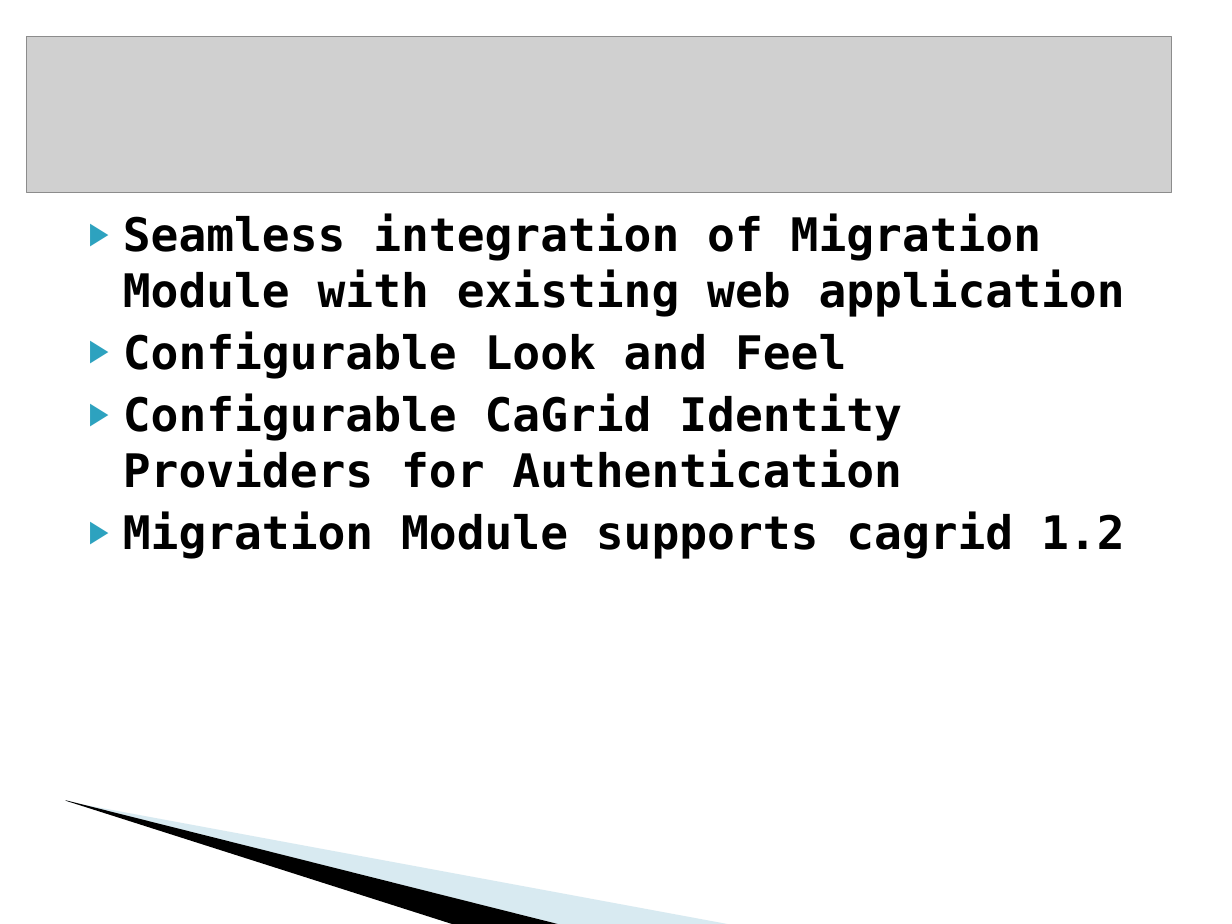
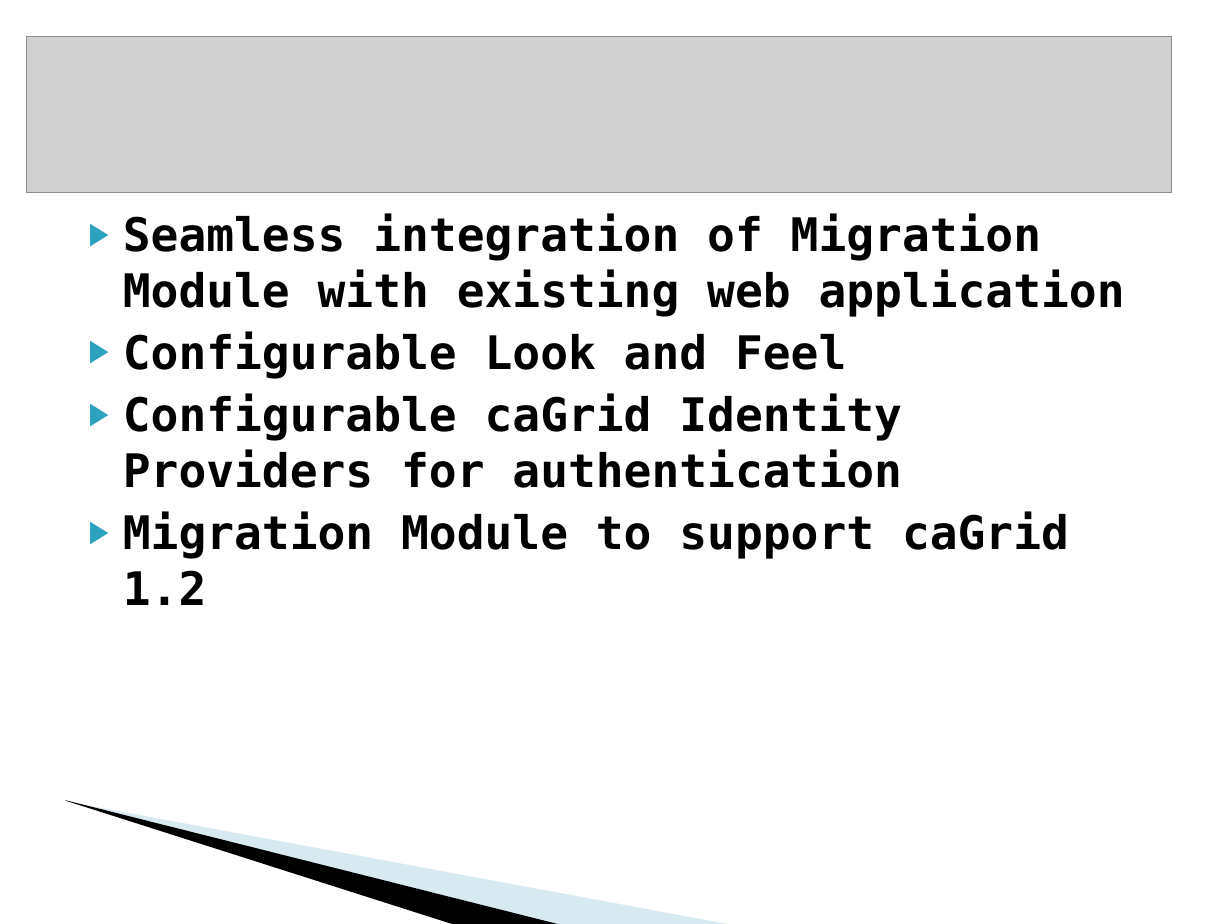
Before and after one commit to CBIIT/common-security-module-docs, a slide deck: slide 5 of CSM v4.1/Development/Design/CSM GAARDS Migration Module Presentation caGrid Users List 10-18-2008.ppt. Drawn at 1232x924 pixels with LibreOffice and Linux fonts; fonts in the diff are those of the drawing; grey boxes stand for pictures; background and template pictures are left out. Boxes give left, top, right and bottom in pixels: in the first picture for what was removed or moved away, otherwise in the second. Text is boxed around its words. In the diff, an @@ line names an element or a change of style, - is before the commit and + after.

```diff
--- a/CSM v4.1/Development/Design/CSM GAARDS Migration Module Presentation caGrid Users List 10-18-2008.ppt
+++ b/CSM v4.1/Development/Design/CSM GAARDS Migration Module Presentation caGrid Users List 10-18-2008.ppt
@@ text at (123,394,1069,605): text changed @@
-▶ Configurable CaGrid Identity Providers for Authentication
-▶ Migration Module supports cagrid 1.2
+▶ Configurable caGrid Identity Providers for authentication
+▶ Migration Module to support caGrid 1.2
```
Also in this commit, not shown: 5 other slides changed, 4 slides added, 1 slide removed.
